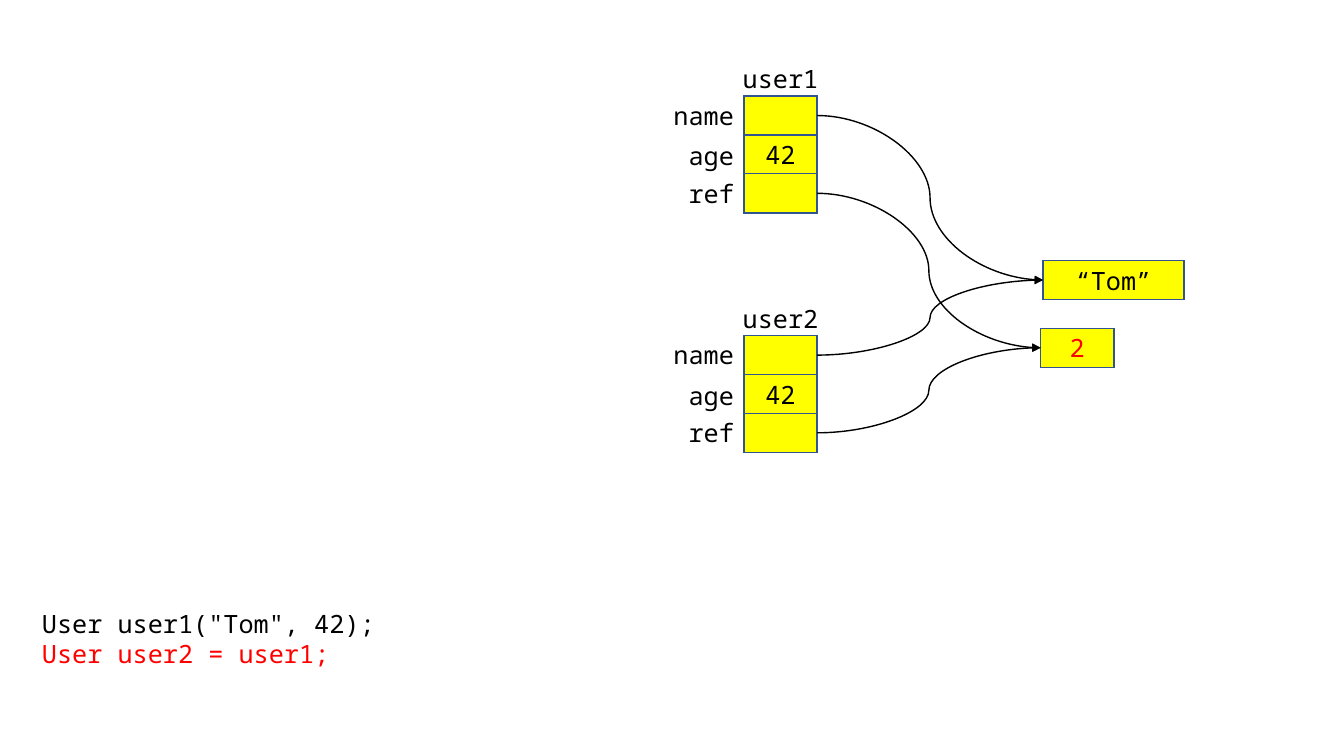
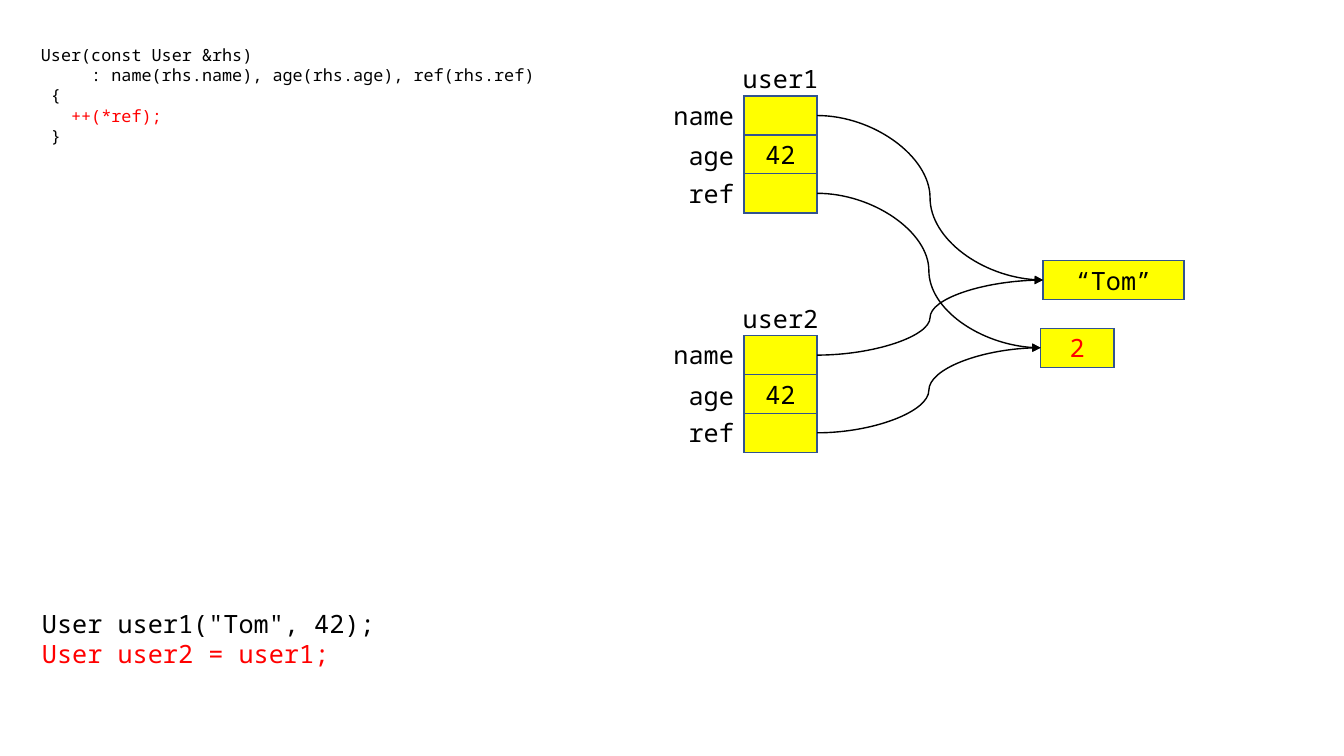
Before and after one commit to yoondev-classroom/cpp_221114, a slide deck: slide 29 of 221114.pptx. Drawn at 1344x756 pixels with LibreOffice and Linux fonts; fonts in the diff are those of the drawing. Boxes give left, top, right and bottom in pixels: in the first picture for what was removed or moved away, otherwise in the second. Text is boxed around its words. In the diff, an @@ line names an element or a change of style, - is before the commit and + after.

```diff
--- a/221114.pptx
+++ b/221114.pptx
@@ text added at bbox=[41, 48, 535, 125], 12 pt, text #000000 @@
+User(const User &rhs)
+: name(rhs.name), age(rhs.age), ref(rhs.ref)
+{
+++(*ref);
+}
```
Also in this commit, not shown: 5 other slides changed, 1 other file.
